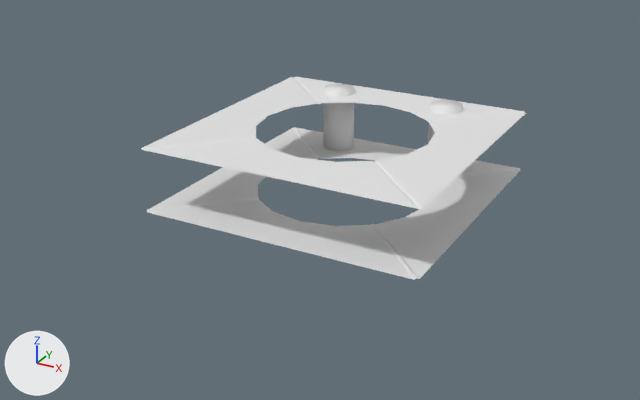
Renders of the OBJ model KBARF_pre_alpha/Assets/Models/ShipMain/mod_shipMainOutside.obj from each side of a commit.
The view is the same before and after, from a 50 mm lens placed at (107.1, -208.8, 90.3), pointed at (-3.8, -7.3, -10.4). The axes (+X, +Y, +Z) are drawn at lower left. The lights are the same throughout. Where no turn or scale is listed for an object, it has been applied to the vertices.

In view in the first picture: 'Cube.008_Cube.009', 'Cylinder.001', 'Cylinder.002_Cylinder.003'.
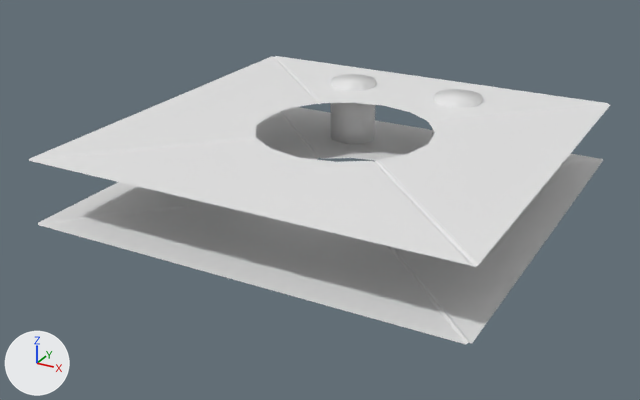
Patch to the scene script:
```diff
--- a/KBARF_pre_alpha/Assets/Models/ShipMain/mod_shipMainOutside.obj.py
+++ b/KBARF_pre_alpha/Assets/Models/ShipMain/mod_shipMainOutside.obj.py
@@ me_cube_008_cube_009 @@
 # used by ob_cube_008_cube_009; location = (0.0, 0.0, 0.0)
-me_cube_008_cube_009.from_pydata(...)  # 80 vertices, 48 faces; spans x -40.0..40.0, y -40.0..40.0, z -9.0..9.0
+me_cube_008_cube_009.from_pydata(...)  # 80 vertices, 48 faces; spans x -60.0..60.0, y -60.0..60.0, z -9.0..9.0
+# me_cube_008_cube_009 part 1: 32 of 80 vertices moved; they spanned x -40.0..40.0, y -40.0..40.0, z -9.0..9.0 and now span x -60.0..60.0, y -60.0..60.0, z -9.0..9.0; mean shift (0.0, 0.0, 0.0); largest move (39.5, -39.5, 8.7) -> (59.5, -59.5, 8.7)
@@ me_cylinder_001 @@
 me_cylinder_001.from_pydata(...)  # 64 vertices, 34 faces; spans x -22.9..-13.1, y 26.1..35.9, z -10.3..10.3
 # used by ob_cylinder_001; location = (0.0, 0.0, 0.0)
+# me_cylinder_001 part 2: the whole mesh is scaled about its middle by (1.5, 1.5, 1), then moved by (0.0, 10.0, 0.0)
@@ me_cylinder_002_cylinder_003 @@
 me_cylinder_002_cylinder_003.from_pydata(...)  # 64 vertices, 34 faces; spans x 13.1..22.9, y 26.1..35.9, z -10.3..10.3
 # used by ob_cylinder_002_cylinder_003; location = (0.0, 0.0, 0.0)
+# me_cylinder_002_cylinder_003 part 3: the whole mesh is scaled about its middle by (1.5, 1.5, 1), then moved by (0.0, 10.0, 0.0)
```

Pixel boxes [x1, y1, x2, y2] of what changed, in the pictures (640 x 400 px):
'Cube.008_Cube.009', reshaped (51% wider, 42% taller): before [141, 77, 526, 280]; after [29, 56, 610, 344]
'Cylinder.001', mesh rescaled (39% wider): before [323, 84, 355, 151]; after [331, 74, 376, 144]
'Cylinder.002_Cylinder.003', mesh rescaled (44% wider, 11% taller): before [428, 100, 463, 143]; after [432, 89, 483, 137]
